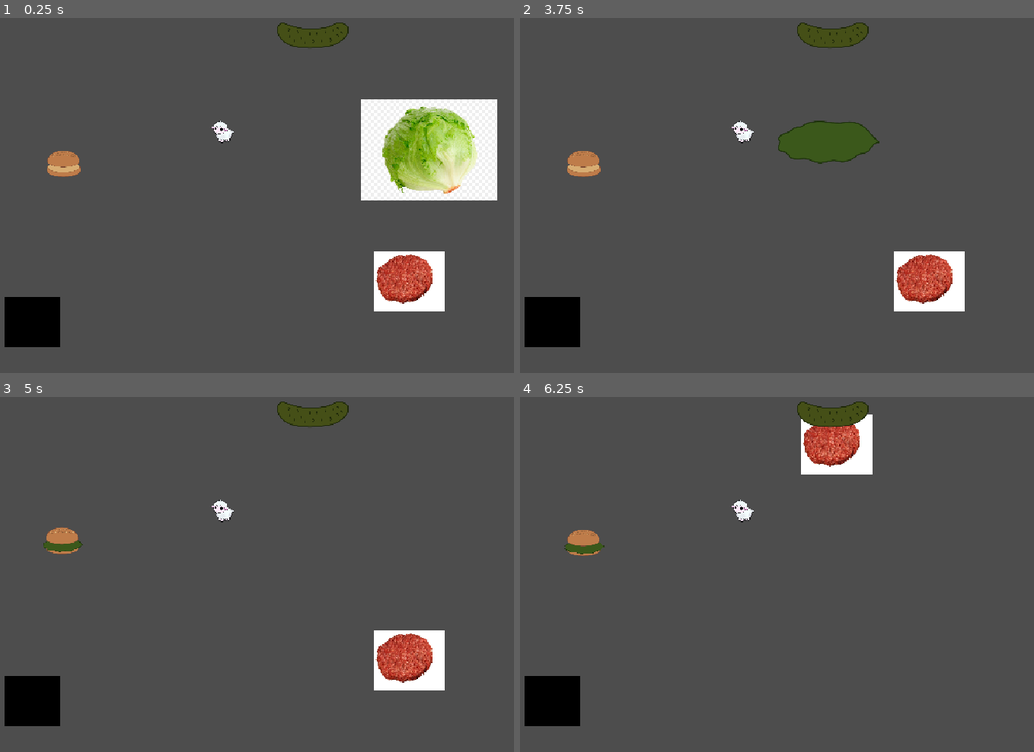
Above: before the commit, frames 1-4 (two rows, left to right).
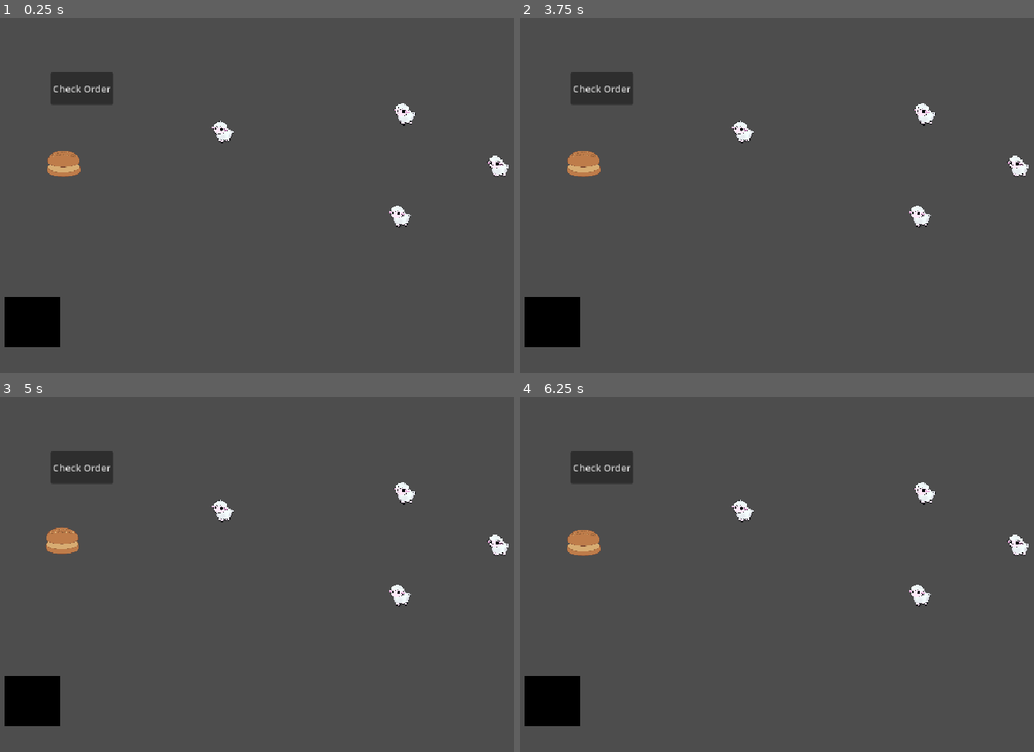
Above: after the commit, the same moments.

Repository: Loosee64/GMTK2026
Game: Godot game, scene res://Scenes/main.tscn
Same seed, same stepped clock (60 frames per second), same inputs: the game is played once before the commit and once after it.
Inputs (mouse positions are in pixels of both pictures, inside the frame that each line leads up to):
- Up to frame 1 (0.25 s): no input
- Up to frame 2 (3.75 s): click (602, 89) at 0.5 s, where only the run after the commit has a clickable "Check Order"; click (602, 89) at 1.25 s, where only the run after the commit has a clickable "Check Order"; click (602, 89) at 2 s, where only the run after the commit has a clickable "Check Order"; tap Enter at 2.75 s; drag from (741, 131) to (951, 149) at 2.77 s; drag from (951, 149) to (581, 170) at 3.52 s
- Up to frame 3 (5 s): press the mouse at (61, 549) at 4.28 s
- Up to frame 4 (6.25 s): release the mouse at (581, 549) at 5 s; tap Space at 5 s; drag from (550, 702) to (931, 659) at 5.02 s; tap Enter at 5.75 s; drag from (931, 659) to (838, 446) at 5.77 s

The runs differ from the first frame. In frame 1, 12% of the frame differs, in the area x 9-99%, y 1-83%; in frame 2, 6.3%; in frame 3, 4.7%; in frame 4, 4.4%.

Commit message:
Order checking

Diff:
--- /dev/null
+++ b/Scenes/button.gd
@@ -0,0 +1,6 @@
+extends Button
+@onready var the_line: Node2D = $"../TheLine"
+
+
+func _on_pressed() -> void:
+	the_line.process_order()
--- a/Scenes/main.tscn
+++ b/Scenes/main.tscn
@@ -6,6 +6,8 @@
 [ext_resource type="PackedScene" uid="uid://b4v51y7ml8rlf" path="res://Scenes/burger.tscn" id="4_jjvhh"]
 [ext_resource type="PackedScene" uid="uid://bj74mok4kms3k" path="res://Scenes/processor.tscn" id="5_kry3j"]
 [ext_resource type="PackedScene" uid="uid://d1dnmfhm5dhtt" path="res://Scenes/placeable_space.tscn" id="6_21xkr"]
+[ext_resource type="Script" uid="uid://bfdevwsd8k7v2" path="res://Scenes/button.gd" id="7_344ge"]
+[ext_resource type="PackedScene" uid="uid://csul7cyvtarnn" path="res://Scenes/the_line.tscn" id="8_ynf5e"]
 
 [sub_resource type="RectangleShape2D" id="RectangleShape2D_u0ya7"]
 size = Vector2(412, 186)
@@ -21,11 +23,12 @@
 object = NodePath("../Tool")
 
 [node name="IngredientLettuce" parent="." unique_id=2086578169 instance=ExtResource("3_8gbba")]
-position = Vector2(816, 249)
+visible = false
+position = Vector2(-210, 242)
 type = 2
 combine_type = 2
 
-[node name="Burger" parent="." unique_id=1207560214 instance=ExtResource("4_jjvhh")]
+[node name="Burger" parent="." unique_id=1207560214 groups=["Burger"] instance=ExtResource("4_jjvhh")]
 position = Vector2(201, 285)
 
 [node name="Processor" parent="." unique_id=2113361991 node_paths=PackedStringArray("object") instance=ExtResource("5_kry3j")]
@@ -39,12 +42,14 @@
 combine_type = 3
 
 [node name="IngredientBurger" parent="." unique_id=1158054680 instance=ExtResource("3_8gbba")]
-position = Vector2(782, 470)
+visible = false
+position = Vector2(-189, 602)
 type = 1
 combine_type = 3
 
 [node name="IngredientPickle" parent="." unique_id=2097636159 instance=ExtResource("3_8gbba")]
-position = Vector2(629, 110)
+visible = false
+position = Vector2(-205, 409)
 type = 2
 combine_type = 4
 
@@ -54,3 +59,28 @@
 [node name="CollisionShape2D" type="CollisionShape2D" parent="BuildSpace" unique_id=922594813]
 position = Vector2(190, 89)
 shape = SubResource("RectangleShape2D_u0ya7")
+
+[node name="LettuceSpawn" parent="." unique_id=1914355741 node_paths=PackedStringArray("object") instance=ExtResource("1_jjgbg")]
+position = Vector2(772, 185)
+object = NodePath("../IngredientLettuce")
+
+[node name="MeatSpawn" parent="." unique_id=1467168443 node_paths=PackedStringArray("object") instance=ExtResource("1_jjgbg")]
+position = Vector2(764, 357)
+object = NodePath("../IngredientBurger")
+
+[node name="PickleSpawn" parent="." unique_id=1091526461 node_paths=PackedStringArray("object") instance=ExtResource("1_jjgbg")]
+position = Vector2(929, 273)
+object = NodePath("../IngredientPickle")
+
+[node name="Button" type="Button" parent="." unique_id=1864972611]
+offset_left = 176.0
+offset_top = 113.0
+offset_right = 269.0
+offset_bottom = 168.0
+text = "Check Order"
+script = ExtResource("7_344ge")
+
+[node name="TheLine" parent="." unique_id=1341072480 instance=ExtResource("8_ynf5e")]
+position = Vector2(401, 14)
+
+[connection signal="pressed" from="Button" to="Button" method="_on_pressed"]
--- /dev/null
+++ b/Scenes/the_line.tscn
@@ -0,0 +1,16 @@
+[gd_scene format=3 uid="uid://csul7cyvtarnn"]
+
+[ext_resource type="Script" uid="uid://dbhfayj7jy27q" path="res://Scripts/the_line.gd" id="1_i5txc"]
+[ext_resource type="PackedScene" uid="uid://d1dnmfhm5dhtt" path="res://Scenes/placeable_space.tscn" id="2_trci8"]
+
+[sub_resource type="RectangleShape2D" id="RectangleShape2D_u0ya7"]
+size = Vector2(498, 58)
+
+[node name="Node2D" type="Node2D" unique_id=1341072480]
+script = ExtResource("1_i5txc")
+
+[node name="PlaceableSpace" parent="." unique_id=576513465 instance=ExtResource("2_trci8")]
+
+[node name="CollisionShape2D" type="CollisionShape2D" parent="PlaceableSpace" unique_id=620011903]
+position = Vector2(239, 19)
+shape = SubResource("RectangleShape2D_u0ya7")
--- a/Scripts/combine.gd
+++ b/Scripts/combine.gd
@@ -5,12 +5,19 @@
 @onready var meat: TextureRect = $Meat
 @onready var pickle: TextureRect = $Pickle
 
+var current = {}
 
 func _on_object_object_dropped(type: Globals.CombineType) -> void:
 	match type:
 		Globals.CombineType.LETTUCE:
 			lettuce.visible = true
+			current.set("lettuce",1)
 		Globals.CombineType.MEAT:
 			meat.visible = true
+			current.set("meat",1)
 		Globals.CombineType.PICKLE:
 			pickle.visible = true
+			current.set("pickle",1)
+
+func get_current():
+	return current
--- a/Scripts/placeable_space.gd
+++ b/Scripts/placeable_space.gd
@@ -1,7 +1,10 @@
 extends Area2D
+
+var object
 
 func _on_area_entered(area: Object) -> void:
 	area.set_placeable(true)
+	object = area
 	print("placeable")
 
 
@@ -10,3 +13,6 @@
 
 func get_type() -> Globals.ObjectType:
 	return Globals.ObjectType.Space
+
+func get_object() -> Object:
+	return object
--- /dev/null
+++ b/Scripts/the_line.gd
@@ -0,0 +1,25 @@
+extends Node2D
+
+var current_order = {}
+var current_plate = {}
+@onready var placeable_space: Area2D = $PlaceableSpace
+
+func _ready() -> void:
+	random_order()
+
+func random_order() -> void:
+	current_order.set("lettuce",1)
+	current_order.set("pickle",1)
+	current_order.set("meat",1)
+
+func check_order() -> bool:
+	current_plate = get_tree().get_nodes_in_group("Burger").get(0).get_child(1).get_current()
+	if current_plate == current_order:
+		return true
+	return false
+
+func process_order() -> void:
+	if check_order():
+		print("yes")
+	else:
+		print("no")
Not shown, added: Scenes/button.gd.uid
Not shown, added: Scripts/the_line.gd.uid
